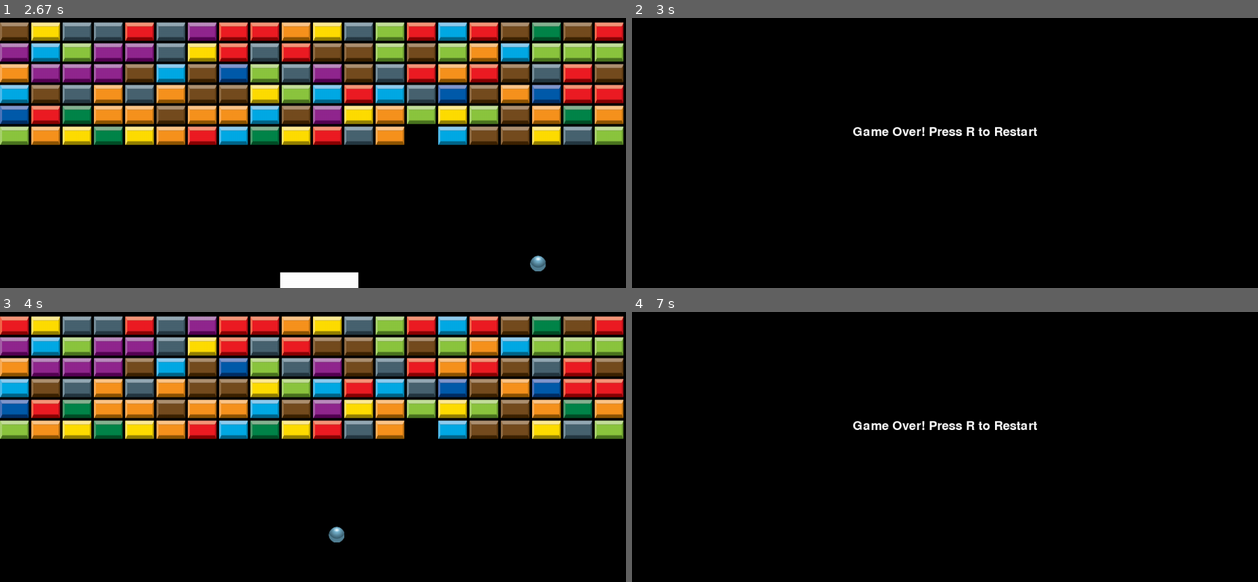
Above: before the commit, frames 1-4 (two rows, left to right).
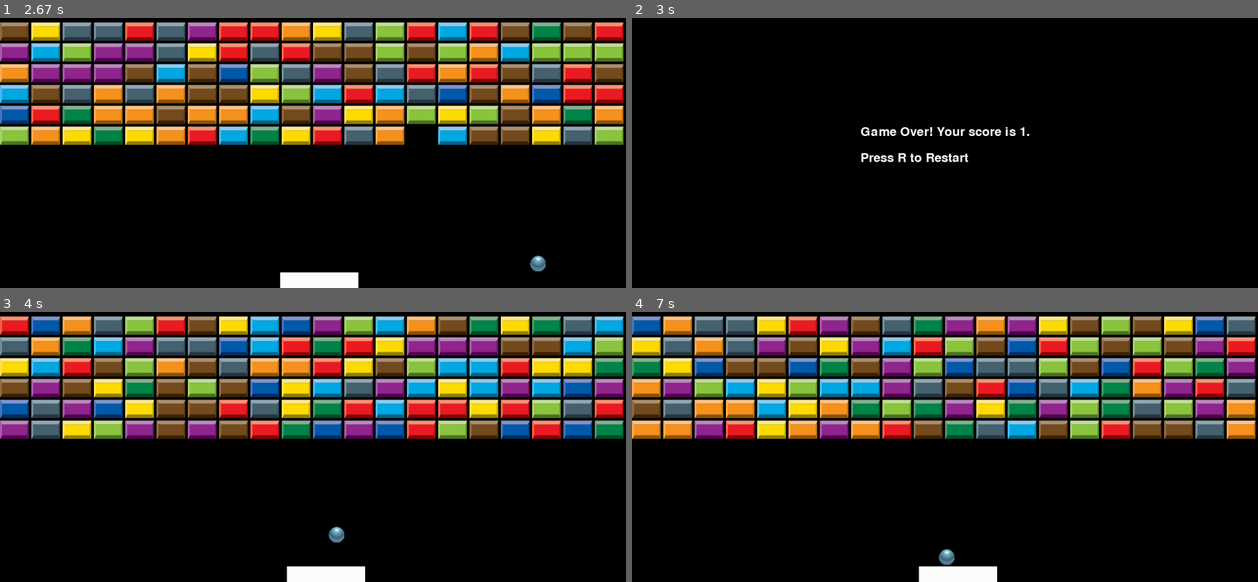
Above: after the commit, the same moments.

Repository: prakhar479/Breakout_pygame
Game: pygame game, started from game/main.py
The game is run twice, just before and just after one commit, with the same random seed, the same clock (stepped at 60 frames per second) and the same inputs.
Inputs:
- Up to frame 1 (2.67 s): tap Space at 0.33 s; hold Right 0.67-1.13 s; hold Right 1.17-1.63 s; hold Left 1.67-2.2 s; hold Left 2.23-2.63 s
- Up to frame 2 (3 s): hold Right from 2.67 s (still down)
- Up to frame 3 (4 s): release Right at 3.3 s; hold R 3.33-3.7 s; tap Space at 3.73 s
- Up to frame 4 (7 s): hold Left 4.07-4.53 s; hold Right 4.57-5.03 s; hold Right 5.07-5.53 s; hold Left 5.57-6.1 s; hold R 6.57-6.93 s; tap Space at 6.97 s

Frame 1 is identical in both runs. In frame 2, 0.9% of the frame differs, in the area x 35-65%, y 40-54%; in frame 3, 34%; in frame 4, 40%, in the area x 0-100%, y 1-100%.

Commit message:
CODING mew2

Diff:
--- a/game/ball.py
+++ b/game/ball.py
@@ -68,7 +68,7 @@
 
         if self.collides_with_paddle(paddle):
             self.velocity[1] = -self.velocity[1]
-            self.position[1] = 855
+            self.position[1] = SCREEN_HEIGHT - PADDLE_HEIGHT - BALL_RADIUS
             self.velocity[0] += paddle.speed*COLLIDE_MULT
             pygame.mixer.Sound(MUSIC_FILES[2]).play()
             # pygame.mixer.music.play()
--- a/game/blocks.py
+++ b/game/blocks.py
@@ -14,7 +14,7 @@
         self.blocks = []
         self.n = 0
         self.SPRITES = [pygame.image.load(sprite) for sprite in BLOCK_SPRITES]
-
+        self.total = 0
         # Scale the block sprites to the block size
         for i in range(len(self.SPRITES)):
             self.SPRITES[i] = pygame.transform.scale(self.SPRITES[i], (block_width, block_height))
@@ -23,6 +23,7 @@
         x = (self.screen.get_width() - self.num_blocks * (self.block_width + self.block_spacing)) // 2
         y = 50  # Top margin for the blocks
         self.n = 0
+        self.blocks = []
         block_width = self.block_width + self.block_spacing
         for _ in range(self.lines):
             y += 40
@@ -37,7 +38,7 @@
                 color = random.choice(self.SPRITES)
                 self.blocks.append((block_x,block_y,color))
                 self.n+=1
-
+        self.total = self.n
 
     def draw_blocks(self):
 
--- a/game/constants.py
+++ b/game/constants.py
@@ -73,3 +73,6 @@
 BLOCK_SPRITES = ["../Sprites/Blue.png", "../Sprites/Green.png", "../Sprites/Red.png", "../Sprites/Yellow.png",
                  "../Sprites/Bright-Blue.png", "../Sprites/Purple.png", "../Sprites/Orange.png", "../Sprites/Brown.png",
                  "../Sprites/Light-Green.png", "../Sprites/Grey.png"]
+
+global SCORE
+SCORE = 0
--- a/game/main.py
+++ b/game/main.py
@@ -31,6 +31,7 @@
 def playGame():
     global running
     global PADDLE_SPEED
+    global SCORE
 
     for event in pygame.event.get():
         if event.type == pygame.QUIT:
@@ -47,7 +48,7 @@
                  paddle.speed = 0
 
     paddle.update()
-
+    SCORE = blocks.total - blocks.n
     # Increasing the PADDLE_SPEED by .05% every frame
     PADDLE_SPEED*=FRAME_MULT
 
@@ -57,7 +58,12 @@
     if ball.position[1] > SCREEN_HEIGHT:
         # running = False
         global STATE
+        print(STATE)
         STATE = "over"
+
+    if blocks.n == 0:
+        # global STATE
+        STATE = "won"
 
     screen.fill(BLACK)
 
@@ -109,9 +115,12 @@
 
     # Display a game over message
     font = pygame.font.Font(None, 36)  # Choose a font and size
-    text_surface = font.render("Game Over! Press R to Restart", True, WHITE)
+    text_surface = font.render(f"Game Over! Your score is {SCORE}.", True, WHITE)
     text_rect = text_surface.get_rect(center=(SCREEN_WIDTH // 2, SCREEN_HEIGHT // 2))
     screen.blit(text_surface, text_rect)
+    text_over = font.render("Press R to Restart", True, WHITE)
+    text_over_rect = text_surface.get_rect(center=(SCREEN_WIDTH // 2, SCREEN_HEIGHT // 2 + 50))
+    screen.blit(text_over, text_over_rect)
 
     # Update the display
     pygame.display.flip()
@@ -129,9 +138,42 @@
         pygame.display.flip()
 
 
+def won():
+    """
+    This function displays the game over screen.
+    """
+    # Set background color
+    screen.fill(BLACK)
+
+    # Display a game over message
+    font = pygame.font.Font(None, 36)  # Choose a font and size
+    text_surface = font.render(f"YOU WON! Your score is {SCORE}.", True, WHITE)
+    text_rect = text_surface.get_rect(center=(SCREEN_WIDTH // 2, SCREEN_HEIGHT // 2))
+    screen.blit(text_surface, text_rect)
+    text_over = font.render("Press R to Restart", True, WHITE)
+    text_over_rect = text_surface.get_rect(center=(SCREEN_WIDTH // 2, SCREEN_HEIGHT // 2 + 50))
+    screen.blit(text_over, text_over_rect)
+
+    # Update the display
+    pygame.display.flip()
+
+    # Wait for user input (R key press)
+    for event in pygame.event.get():
+        if event.type == pygame.QUIT:
+            pygame.quit()
+            quit()
+        if event.type == pygame.KEYDOWN:
+            if event.key == pygame.K_r:
+                resetGame()
+# Exit the gameOver function
+    # Update the display during wait
+        pygame.display.flip()
+
+
+
 def resetGame():
     ball.position = [SCREEN_WIDTH//2,SCREEN_HEIGHT - PADDLE_HEIGHT - BALL_RADIUS]
-    paddle.rect = pygame.Rect(1100//2, 870, PADDLE_WIDTH, PADDLE_HEIGHT)
+    paddle.rect = pygame.Rect(1100//2, SCREEN_HEIGHT - 30, PADDLE_WIDTH, PADDLE_HEIGHT)
     # blocks.block_pos = []
     blocks.n = blocks.num_blocks * blocks.lines
     blocks.initialize_block_pos()
@@ -147,7 +189,7 @@
     paddle.speed = 0
 
 # Mapping the states to their respective functions
-States = {"start": StartGame, "play": playGame, "over": gameOver}
+States = {"start": StartGame, "play": playGame, "over": gameOver, "won": won}
 
 while running:
 
--- a/game/paddle.py
+++ b/game/paddle.py
@@ -1,4 +1,5 @@
 import pygame
+from constants import *
 
 class Paddle:
     def __init__(self, screen, width, height, color):
@@ -8,7 +9,7 @@
         self.color = color
 
         # Create the rectangular surface
-        self.rect = pygame.Rect(1100//2, 870, self.width, self.height)
+        self.rect = pygame.Rect(1100//2, SCREEN_HEIGHT - 30, self.width, self.height)
         self.rect.bottom = self.screen.get_height()  # Position at the bottom of the screen
 
         # Movement attributes
